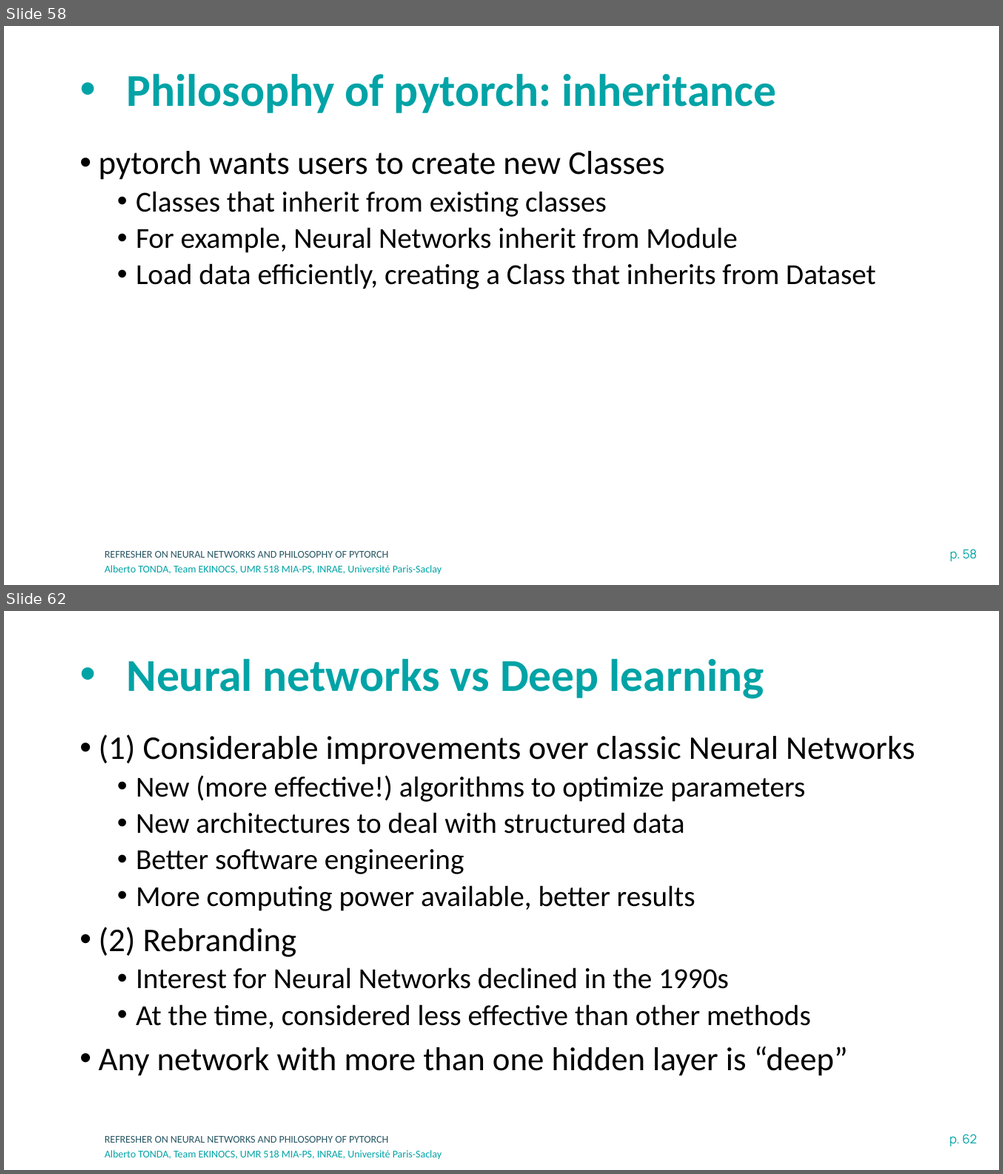
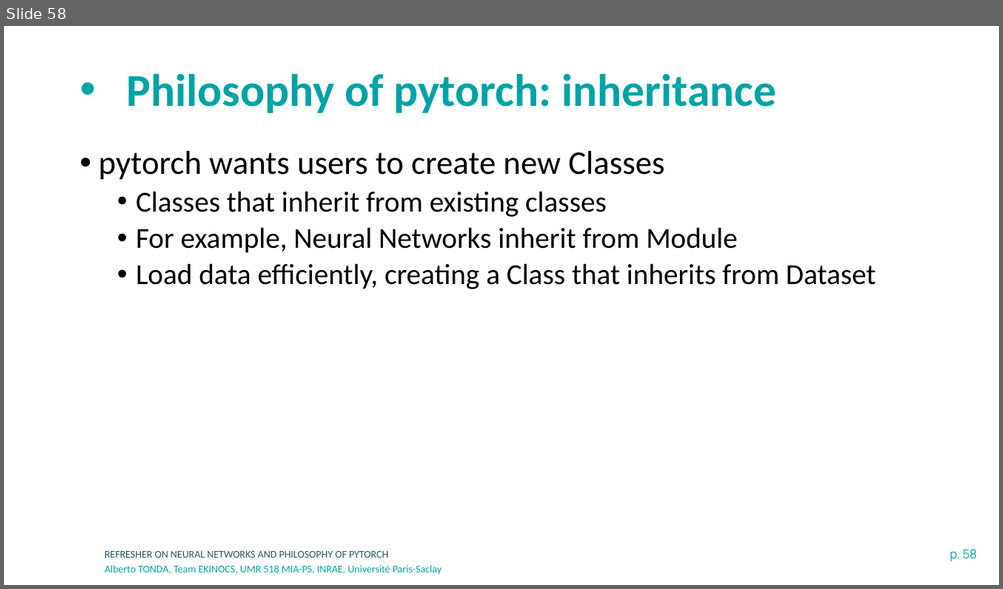
Before and after one commit to albertotonda/teaching, a slide deck: deep-learning-in-practice-with-pytorch/1-neural-networks-and-pytorch.pptx. Shown one above the other, each under a label of ours: slides 58 and 62 before the commit, slide 58 after it; the slides between them are not shown. The pictures are 1003x1174 and 1003x589 pixels, drawn with LibreOffice and Linux fonts; fonts in the diff are those of the drawing; background and template pictures are left out. Boxes give left, top, right and bottom in pixels: in the first picture for what was removed or moved away, otherwise in the second. Text is boxed around its words. In the diff, an @@ line names an element or a change of style, - is before the commit and + after.

```diff
--- a/deep-learning-in-practice-with-pytorch/1-neural-networks-and-pytorch.pptx
+++ b/deep-learning-in-practice-with-pytorch/1-neural-networks-and-pytorch.pptx
@@ slide 62 removed at [4,611,999,1170], background #FFFFFF; not listed: 3 template elements that a slide beside it also shows @@
@@ title removed at [126,658,764,699] @@
-• Neural networks vs Deep learning
@@ text removed at [99,735,914,1076] @@
-• (1) Considerable improvements over classic Neural Networks
-  • New (more effective!) algorithms to optimize parameters
-  • New architectures to deal with structured data
-  • Better software engineering
-  • More computing power available, better results
-• (2) Rebranding
-  • Interest for Neural Networks declined in the 1990s
-  • At the time, considered less effective than other methods
-• Any network with more than one hidden layer is “deep”
```
Also in this commit, not shown: 2 slides changed, 3 slides added, 18 other slides removed, 3 other files.
